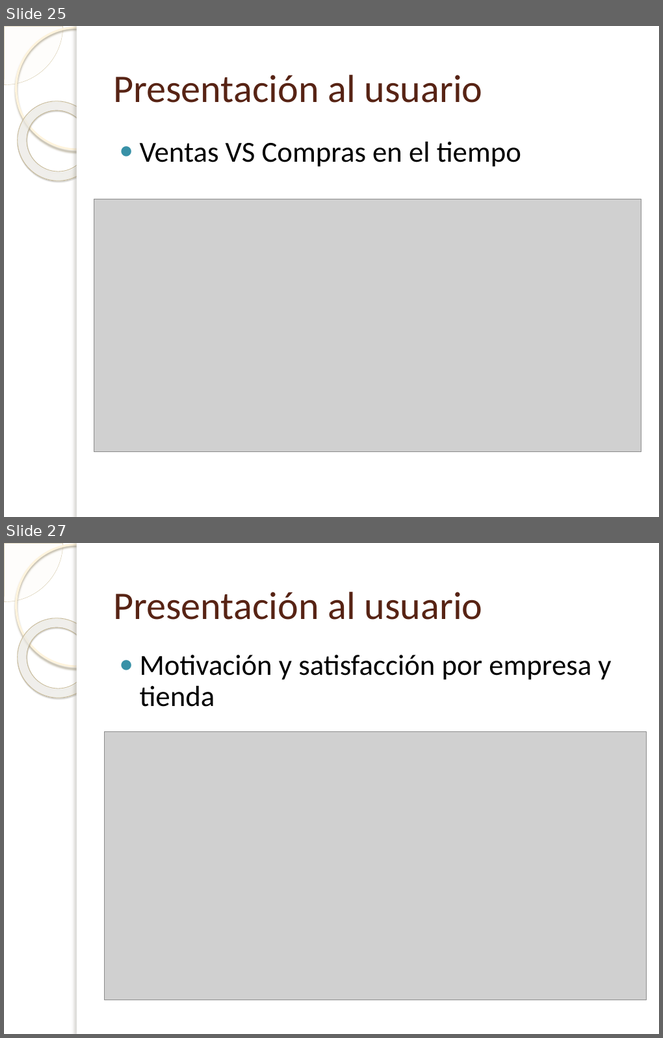
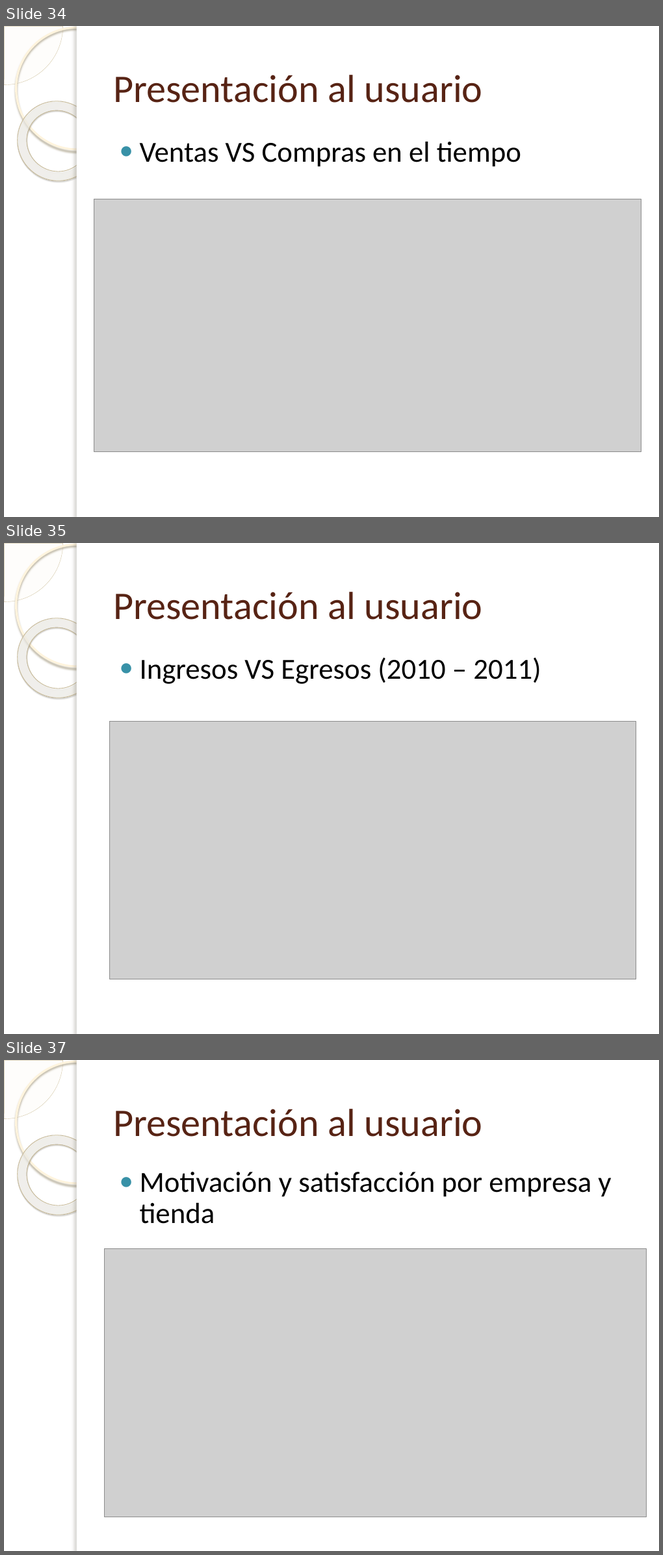
Before and after one commit to gsenergin/hydro2011, a slide deck: [SG2]/Informe FINAL/Presentacion-Abraham-Botta-FratteV2.0.pptx. Shown one above the other, each under a label of ours: slides 25 and 27 before the commit, slides 34, 35 and 37 after it; the slides between them are not shown. The pictures are 663x1038 and 663x1555 pixels, drawn with LibreOffice and Linux fonts; fonts in the diff are those of the drawing; grey boxes stand for pictures; background and template pictures are left out. Boxes give left, top, right and bottom in pixels: in the first picture for what was removed or moved away, otherwise in the second. Text is boxed around its words. In the diff, an @@ line names an element or a change of style, - is before the commit and + after.

```diff
--- a/[SG2]/Informe FINAL/Presentacion-Abraham-Botta-FratteV2.0.pptx
+++ b/[SG2]/Informe FINAL/Presentacion-Abraham-Botta-FratteV2.0.pptx
@@ slide 35 added at <box>4,543,659,1034</box>, background picture (left out); not listed: 5 template elements that a slide beside it also shows @@
@@ title added at <box>113,592,483,620</box>, 43 pt, text #572314 @@
+Presentación al usuario
@@ text added at <box>140,657,541,684</box>, 32 pt, text #000000 @@
+● Ingresos VS Egresos (2010 – 2011)
@@ picture added at <box>109,722,636,980</box> @@
@@ what was slide 25 is now slide 34 @@
@@ what was slide 27 is now slide 37 @@
```
Also in this commit, not shown: 11 slides changed, 10 other slides added, 1 other file.
